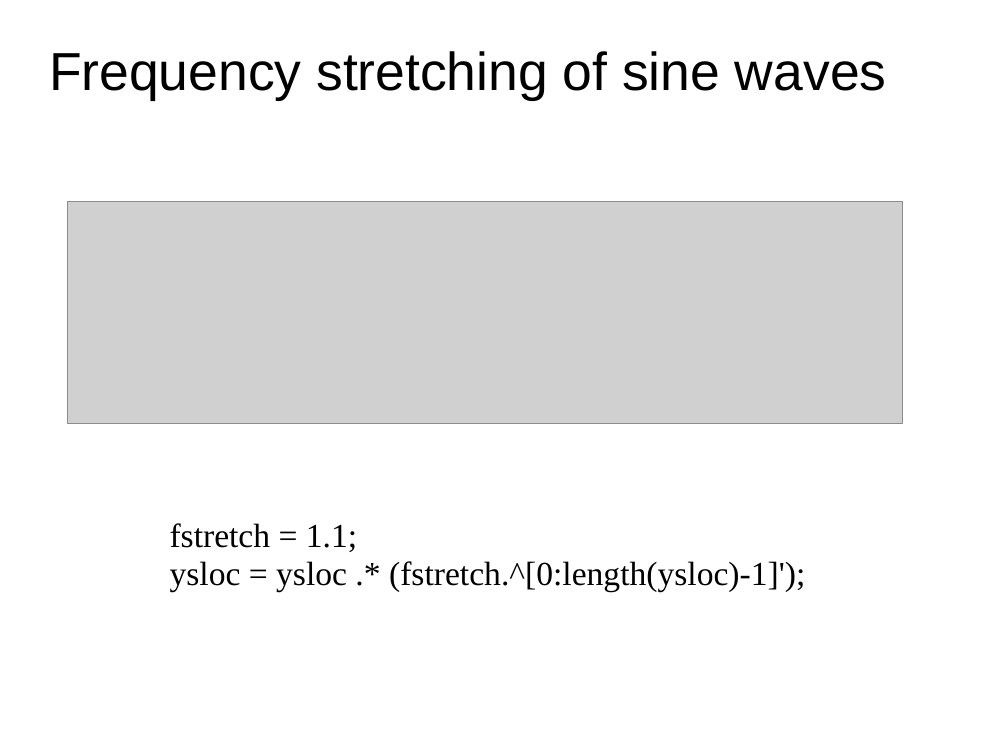
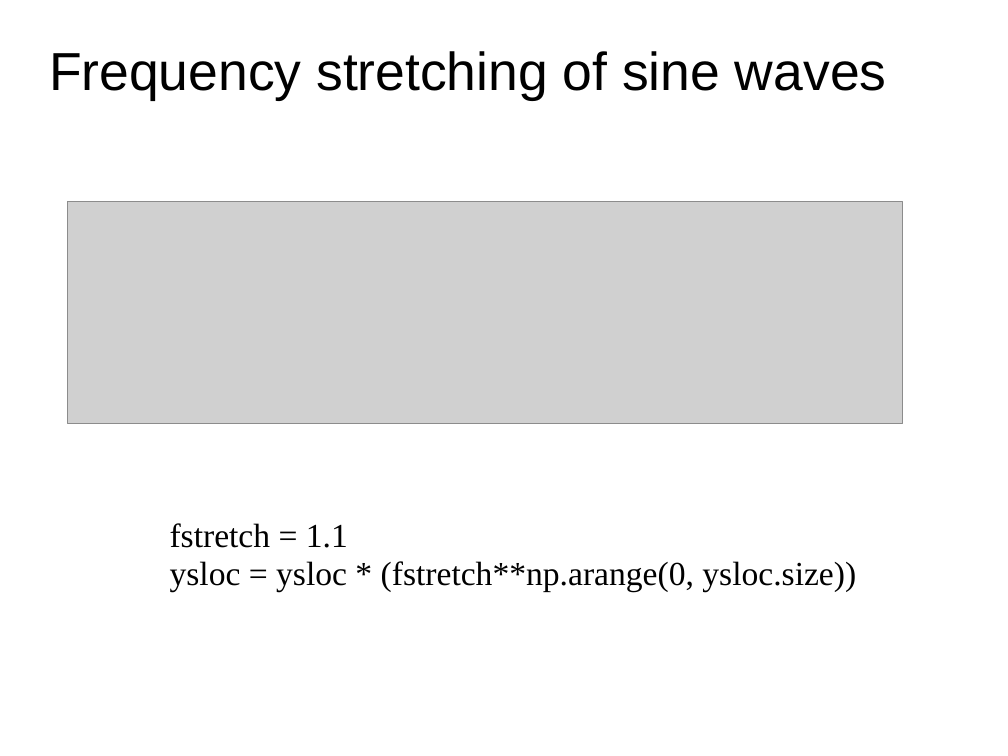
Before and after one commit to MTG/sms-tools, a slide deck: slide 12 of teaching-material/lectures/lect8-Sound-transformations/8-Sound-transformations.odp. Drawn at 1008x756 pixels with LibreOffice and Linux fonts; fonts in the diff are those of the drawing; grey boxes stand for pictures. Boxes give left, top, right and bottom in pixels: in the first picture for what was removed or moved away, otherwise in the second. Text is boxed around its words. In the diff, an @@ line names an element or a change of style, - is before the commit and + after.

```diff
--- a/teaching-material/lectures/lect8-Sound-transformations/8-Sound-transformations.odp
+++ b/teaching-material/lectures/lect8-Sound-transformations/8-Sound-transformations.odp
@@ text at [170, 523, 856, 591]: text changed @@
-fstretch = 1.1;
-ysloc = ysloc .* (fstretch.^[0:length(ysloc)-1]');
+fstretch = 1.1
+ysloc = ysloc * (fstretch**np.arange(0, ysloc.size))
```
Also in this commit, not shown: 2 other slides changed, 1 slide added, 1 slide removed, 6 other files.
